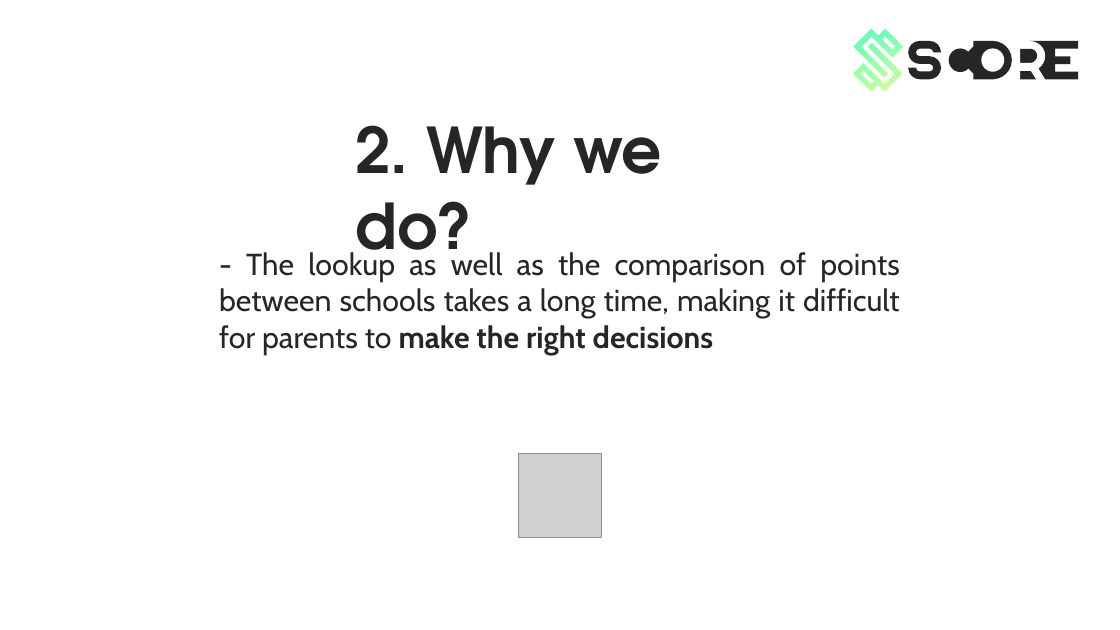
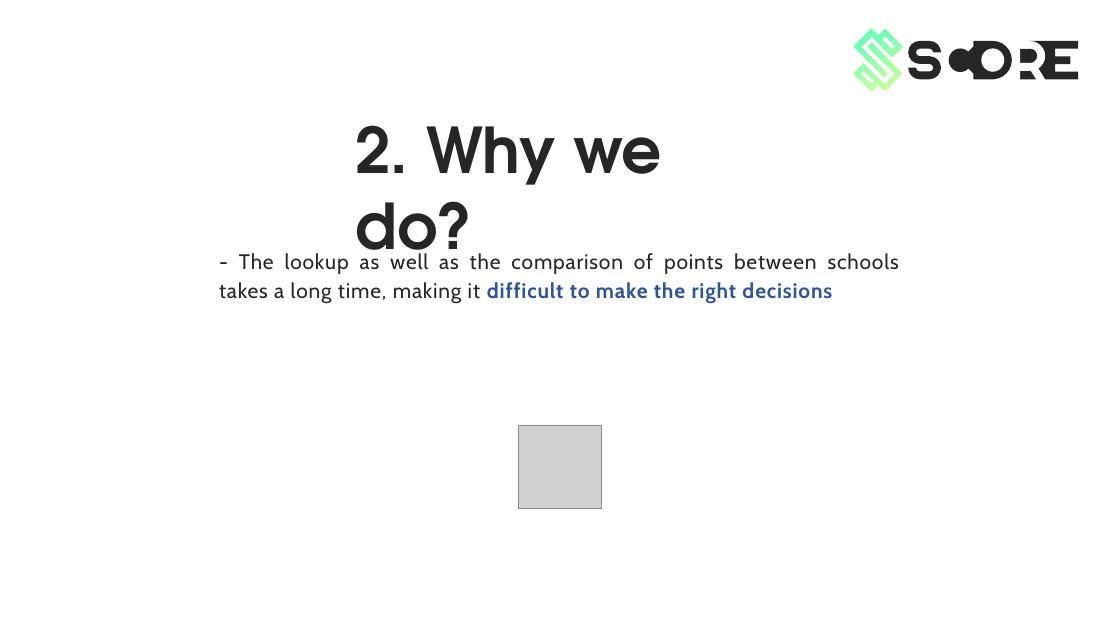
Before and after one commit to KevinNitroG/Score-Project-Powerpoint-temp, a slide deck: slide 11 of powerpoint_files/Main_project.pptx (slide 9 before the commit). Drawn at 1120x630 pixels with LibreOffice and Linux fonts; fonts in the diff are those of the drawing; grey boxes stand for pictures. Boxes give left, top, right and bottom in pixels: in the first picture for what was removed or moved away, otherwise in the second. Text is boxed around its words. In the diff, an @@ line names an element or a change of style, - is before the commit and + after.

```diff
--- a/powerpoint_files/Main_project.pptx
+++ b/powerpoint_files/Main_project.pptx
@@ text at [219, 253, 899, 304]: text changed; size 26 to 18 pt @@
-- The lookup as well as the comparison of points between schools takes a long time, making it difficult for parents to make the right decisions
+- The lookup as well as the comparison of points between schools takes a long time, making it difficult to make the right decisions
@@ picture: place and size @@
-picture at [518, 454, 602, 538]
+picture at [518, 425, 602, 509]
```
Also in this commit, not shown: 7 other slides changed, 17 slides added.
